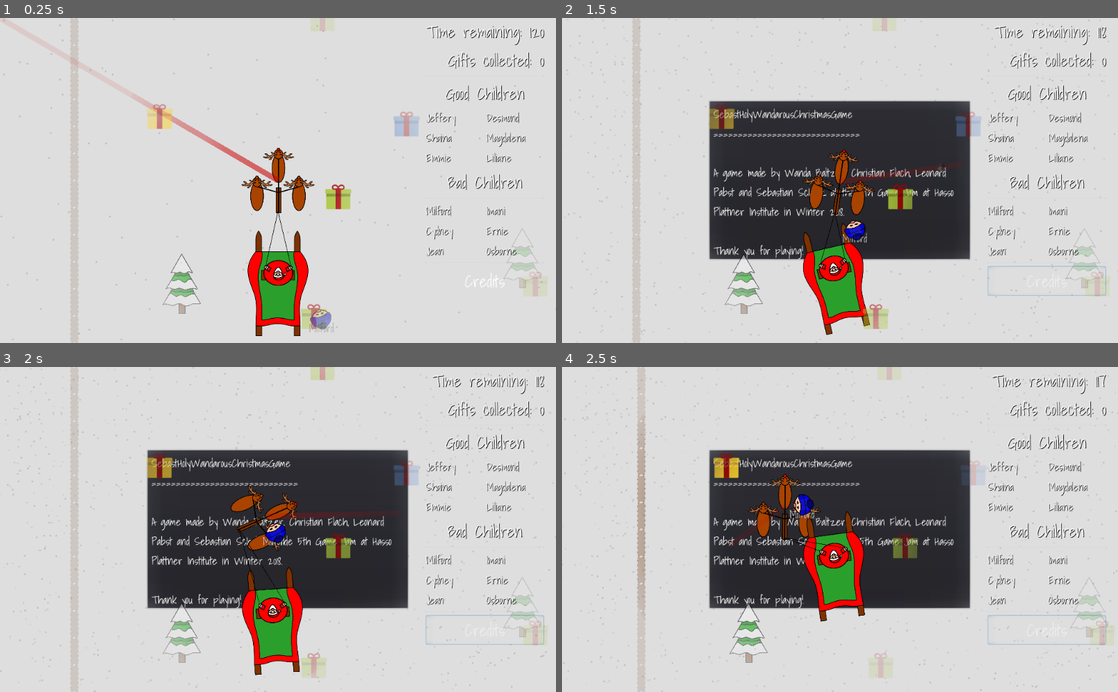
Above: before the commit, frames 1-4 (two rows, left to right).
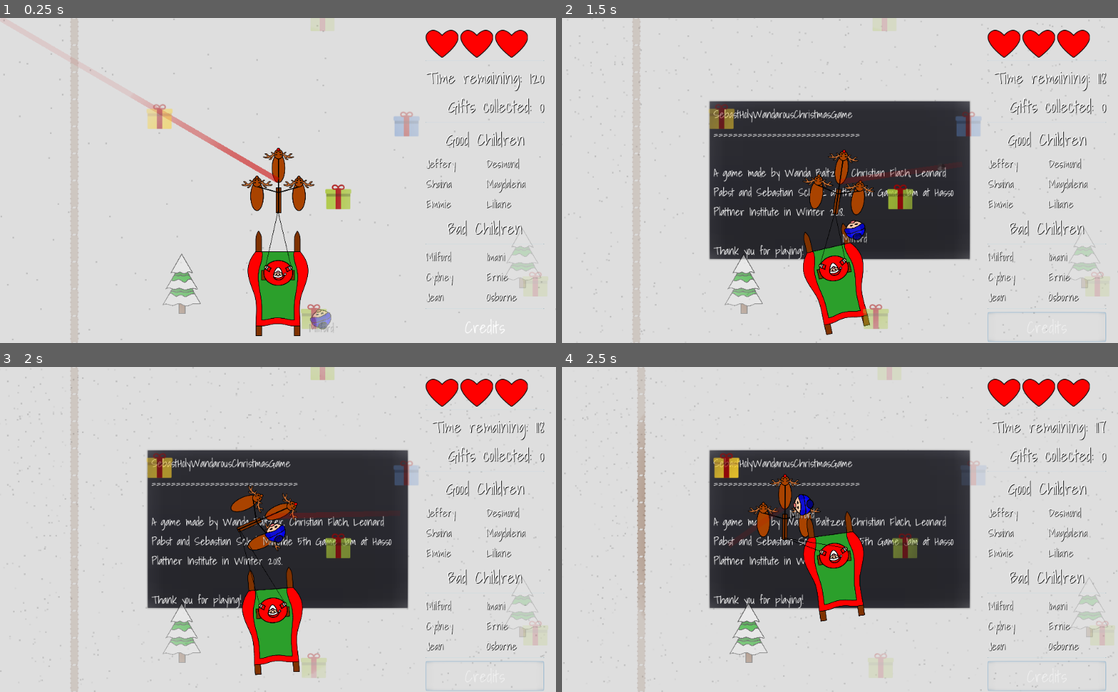
Above: after the commit, the same moments.

Repository: GameDrivenDesign/SebastHolyWandarousChristmasGame
Game: Godot game, scene res://scenes/world/world.tscn
The game is run twice, just before and just after one commit, with the same random seed, the same clock (stepped at 60 frames per second) and the same inputs.
Inputs (mouse positions are in pixels of both pictures, inside the frame that each line leads up to):
- Up to frame 1 (0.25 s): no input
- Up to frame 2 (1.5 s): click "Credits" at 0.5 s; move the mouse to (962, 164) at 1.27 s; hold Right (right) from 1.28 s (still down); hold Right mouse button (coal_projectile) from 1.28 s (still down)
- Up to frame 3 (2 s): keep holding Right (right); keep holding Right mouse button (coal_projectile)
- Up to frame 4 (2.5 s): move the mouse to (728, 545) at 2.02 s; release Right (right) at 2.03 s; release Right mouse button (coal_projectile) at 2.03 s; hold Down (down) from 2.03 s (still down); tap Ctrl (coal_projectile_full_auto_modifier) at 2.1 s

The runs differ from the first frame. In frame 1, 3.6% of the frame differs, in the area x 76-98%, y 2-98%; in frame 2, 3.8%; in frame 3, 3.8%, in the area x 76-98%, y 2-100%; in frame 4, 3.8%.

Commit message:
add dummy life hearts

Diff:
--- /dev/null
+++ b/scenes/hud/heart_gray.svg
@@ -0,0 +1,72 @@
+<?xml version="1.0" encoding="UTF-8" standalone="no"?>
+<!-- Created with Inkscape (http://www.inkscape.org/) -->
+
+<svg
+   xmlns:dc="http://purl.org/dc/elements/1.1/"
+   xmlns:cc="http://creativecommons.org/ns#"
+   xmlns:rdf="http://www.w3.org/1999/02/22-rdf-syntax-ns#"
+   xmlns:svg="http://www.w3.org/2000/svg"
+   xmlns="http://www.w3.org/2000/svg"
+   xmlns:sodipodi="http://sodipodi.sourceforge.net/DTD/sodipodi-0.dtd"
+   xmlns:inkscape="http://www.inkscape.org/namespaces/inkscape"
+   width="16mm"
+   height="13.733411mm"
+   viewBox="0 0 16 13.733411"
+   version="1.1"
+   id="svg8"
+   inkscape:version="0.92.2 2405546, 2018-03-11"
+   sodipodi:docname="heart_gray.svg">
+  <defs
+     id="defs2" />
+  <sodipodi:namedview
+     id="base"
+     pagecolor="#ffffff"
+     bordercolor="#666666"
+     borderopacity="1.0"
+     inkscape:pageopacity="0.0"
+     inkscape:pageshadow="2"
+     inkscape:zoom="1.979899"
+     inkscape:cx="161.56914"
+     inkscape:cy="76.437914"
+     inkscape:document-units="mm"
+     inkscape:current-layer="layer1"
+     showgrid="true"
+     fit-margin-top="0"
+     fit-margin-left="0"
+     fit-margin-right="0"
+     fit-margin-bottom="0"
+     inkscape:window-width="1920"
+     inkscape:window-height="978"
+     inkscape:window-x="0"
+     inkscape:window-y="27"
+     inkscape:window-maximized="1">
+    <inkscape:grid
+       type="xygrid"
+       id="grid817"
+       originx="-27.845397"
+       originy="-234.86546" />
+  </sodipodi:namedview>
+  <metadata
+     id="metadata5">
+    <rdf:RDF>
+      <cc:Work
+         rdf:about="">
+        <dc:format>image/svg+xml</dc:format>
+        <dc:type
+           rdf:resource="http://purl.org/dc/dcmitype/StillImage" />
+        <dc:title></dc:title>
+      </cc:Work>
+    </rdf:RDF>
+  </metadata>
+  <g
+     inkscape:label="Layer 1"
+     inkscape:groupmode="layer"
+     id="layer1"
+     transform="translate(-27.845398,-48.401151)">
+    <path
+       style="fill:#999999;stroke:#000000;stroke-width:0.35673782;stroke-linecap:butt;stroke-linejoin:miter;stroke-opacity:1"
+       d="m 31.490145,48.57959 c -0.778404,-0.0012 -1.591679,0.27245 -2.377001,1.004519 -4.585123,4.274208 6.732255,12.331498 6.732255,12.331498 0,0 11.317377,-8.05729 6.732254,-12.331498 -3.141288,-2.928278 -6.732254,1.477007 -6.732254,1.477007 0,0 -2.020041,-2.477901 -4.355254,-2.481526 z"
+       id="path815"
+       inkscape:connector-curvature="0" />
+  </g>
+</svg>
--- /dev/null
+++ b/scenes/hud/heart_red.svg
@@ -0,0 +1,72 @@
+<?xml version="1.0" encoding="UTF-8" standalone="no"?>
+<!-- Created with Inkscape (http://www.inkscape.org/) -->
+
+<svg
+   xmlns:dc="http://purl.org/dc/elements/1.1/"
+   xmlns:cc="http://creativecommons.org/ns#"
+   xmlns:rdf="http://www.w3.org/1999/02/22-rdf-syntax-ns#"
+   xmlns:svg="http://www.w3.org/2000/svg"
+   xmlns="http://www.w3.org/2000/svg"
+   xmlns:sodipodi="http://sodipodi.sourceforge.net/DTD/sodipodi-0.dtd"
+   xmlns:inkscape="http://www.inkscape.org/namespaces/inkscape"
+   width="16mm"
+   height="13.733411mm"
+   viewBox="0 0 16 13.733411"
+   version="1.1"
+   id="svg8"
+   inkscape:version="0.92.2 2405546, 2018-03-11"
+   sodipodi:docname="heart_red.svg">
+  <defs
+     id="defs2" />
+  <sodipodi:namedview
+     id="base"
+     pagecolor="#ffffff"
+     bordercolor="#666666"
+     borderopacity="1.0"
+     inkscape:pageopacity="0.0"
+     inkscape:pageshadow="2"
+     inkscape:zoom="1.979899"
+     inkscape:cx="161.56914"
+     inkscape:cy="76.437914"
+     inkscape:document-units="mm"
+     inkscape:current-layer="layer1"
+     showgrid="true"
+     fit-margin-top="0"
+     fit-margin-left="0"
+     fit-margin-right="0"
+     fit-margin-bottom="0"
+     inkscape:window-width="1920"
+     inkscape:window-height="978"
+     inkscape:window-x="0"
+     inkscape:window-y="27"
+     inkscape:window-maximized="1">
+    <inkscape:grid
+       type="xygrid"
+       id="grid817"
+       originx="-27.845397"
+       originy="-234.86546" />
+  </sodipodi:namedview>
+  <metadata
+     id="metadata5">
+    <rdf:RDF>
+      <cc:Work
+         rdf:about="">
+        <dc:format>image/svg+xml</dc:format>
+        <dc:type
+           rdf:resource="http://purl.org/dc/dcmitype/StillImage" />
+        <dc:title></dc:title>
+      </cc:Work>
+    </rdf:RDF>
+  </metadata>
+  <g
+     inkscape:label="Layer 1"
+     inkscape:groupmode="layer"
+     id="layer1"
+     transform="translate(-27.845398,-48.401151)">
+    <path
+       style="fill:#ff0000;stroke:#000000;stroke-width:0.35673782;stroke-linecap:butt;stroke-linejoin:miter;stroke-opacity:1"
+       d="m 31.490145,48.57959 c -0.778404,-0.0012 -1.591679,0.27245 -2.377001,1.004519 -4.585123,4.274208 6.732255,12.331498 6.732255,12.331498 0,0 11.317377,-8.05729 6.732254,-12.331498 -3.141288,-2.928278 -6.732254,1.477007 -6.732254,1.477007 0,0 -2.020041,-2.477901 -4.355254,-2.481526 z"
+       id="path815"
+       inkscape:connector-curvature="0" />
+  </g>
+</svg>
--- a/scenes/hud/hud.tscn
+++ b/scenes/hud/hud.tscn
@@ -1,12 +1,13 @@
-[gd_scene load_steps=6 format=2]
+[gd_scene load_steps=7 format=2]
 
 [ext_resource path="res://scenes/hud/hud.gd" type="Script" id=1]
-[ext_resource path="res://fonts/font30.tres" type="DynamicFont" id=2]
-[ext_resource path="res://fonts/font20.tres" type="DynamicFont" id=3]
-[ext_resource path="res://theme.tres" type="Theme" id=4]
-[ext_resource path="res://scenes/credits/credits.tscn" type="PackedScene" id=5]
-
-[node name="hud" type="Node"]
+[ext_resource path="res://scenes/hud/heart_red.svg" type="Texture" id=2]
+[ext_resource path="res://fonts/font30.tres" type="DynamicFont" id=3]
+[ext_resource path="res://fonts/font20.tres" type="DynamicFont" id=4]
+[ext_resource path="res://theme.tres" type="Theme" id=5]
+[ext_resource path="res://scenes/credits/credits.tscn" type="PackedScene" id=6]
+
+[node name="hud" type="Node" index="0"]
 
 script = ExtResource( 1 )
 
@@ -31,6 +32,7 @@
 anchor_right = 1.0
 anchor_bottom = 1.0
 margin_left = -20.0
+margin_top = 22.0
 margin_right = -22.0
 rect_pivot_offset = Vector2( 0, 0 )
 rect_clip_content = false
@@ -46,8 +48,8 @@
 anchor_right = 0.0
 anchor_bottom = 0.0
 margin_left = 8.0
-margin_right = 218.0
-margin_bottom = 600.0
+margin_right = 264.0
+margin_bottom = 578.0
 rect_pivot_offset = Vector2( 0, 0 )
 rect_clip_content = false
 mouse_filter = 1
@@ -55,22 +57,111 @@
 size_flags_horizontal = 1
 size_flags_vertical = 1
 alignment = 0
-
-[node name="timer" type="Label" parent="Control/MarginContainer/elements" index="0"]
-
-anchor_left = 0.0
-anchor_top = 0.0
-anchor_right = 0.0
-anchor_bottom = 0.0
-margin_right = 210.0
-margin_bottom = 49.0
-rect_pivot_offset = Vector2( 0, 0 )
-rect_clip_content = false
-mouse_filter = 2
-mouse_default_cursor_shape = 0
-size_flags_horizontal = 1
-size_flags_vertical = 4
-custom_fonts/font = ExtResource( 2 )
+_sections_unfolded = [ "Anchor" ]
+
+[node name="hearts" type="HBoxContainer" parent="Control/MarginContainer/elements" index="0"]
+
+anchor_left = 0.0
+anchor_top = 0.0
+anchor_right = 0.0
+anchor_bottom = 0.0
+margin_right = -111.0
+margin_bottom = 64.0
+rect_pivot_offset = Vector2( 0, 0 )
+rect_clip_content = false
+mouse_filter = 1
+mouse_default_cursor_shape = 0
+size_flags_horizontal = 1
+size_flags_vertical = 1
+alignment = 0
+_sections_unfolded = [ "Anchor", "Margin" ]
+
+[node name="heart_1" type="TextureRect" parent="Control/MarginContainer/elements/hearts" index="0"]
+
+anchor_left = 0.0
+anchor_top = 0.0
+anchor_right = 0.0
+anchor_bottom = 0.0
+margin_right = 60.0
+margin_bottom = 64.0
+rect_pivot_offset = Vector2( 0, 0 )
+rect_clip_content = false
+mouse_filter = 1
+mouse_default_cursor_shape = 0
+size_flags_horizontal = 1
+size_flags_vertical = 1
+texture = ExtResource( 2 )
+stretch_mode = 0
+_sections_unfolded = [ "Margin" ]
+
+[node name="heart_2" type="TextureRect" parent="Control/MarginContainer/elements/hearts" index="1"]
+
+anchor_left = 0.0
+anchor_top = 0.0
+anchor_right = 0.0
+anchor_bottom = 0.0
+margin_left = 64.0
+margin_right = 124.0
+margin_bottom = 64.0
+rect_pivot_offset = Vector2( 0, 0 )
+rect_clip_content = false
+mouse_filter = 1
+mouse_default_cursor_shape = 0
+size_flags_horizontal = 1
+size_flags_vertical = 1
+texture = ExtResource( 2 )
+stretch_mode = 0
+
+[node name="heart_3" type="TextureRect" parent="Control/MarginContainer/elements/hearts" index="2"]
+
+anchor_left = 0.0
+anchor_top = 0.0
+anchor_right = 0.0
+anchor_bottom = 0.0
+margin_left = 128.0
+margin_right = 188.0
+margin_bottom = 64.0
+rect_pivot_offset = Vector2( 0, 0 )
+rect_clip_content = false
+mouse_filter = 1
+mouse_default_cursor_shape = 0
+size_flags_horizontal = 1
+size_flags_vertical = 1
+texture = ExtResource( 2 )
+stretch_mode = 0
+
+[node name="HSeparator4" type="HSeparator" parent="Control/MarginContainer/elements" index="1"]
+
+anchor_left = 0.0
+anchor_top = 0.0
+anchor_right = 0.0
+anchor_bottom = 0.0
+margin_top = 55.0
+margin_right = 256.0
+margin_bottom = 59.0
+rect_pivot_offset = Vector2( 0, 0 )
+rect_clip_content = false
+mouse_filter = 0
+mouse_default_cursor_shape = 0
+size_flags_horizontal = 1
+size_flags_vertical = 1
+
+[node name="timer" type="Label" parent="Control/MarginContainer/elements" index="2"]
+
+anchor_left = 0.0
+anchor_top = 0.0
+anchor_right = 0.0
+anchor_bottom = 0.0
+margin_top = 63.0
+margin_right = 256.0
+margin_bottom = 112.0
+rect_pivot_offset = Vector2( 0, 0 )
+rect_clip_content = false
+mouse_filter = 2
+mouse_default_cursor_shape = 0
+size_flags_horizontal = 1
+size_flags_vertical = 4
+custom_fonts/font = ExtResource( 3 )
 custom_colors/font_color_shadow = Color( 0, 0, 0, 1 )
 text = "Time remaining: 60"
 align = 2
@@ -79,22 +170,22 @@
 max_lines_visible = -1
 _sections_unfolded = [ "Anchor", "Margin", "custom_colors", "custom_fonts", "custom_styles" ]
 
-[node name="gift_counter" type="Label" parent="Control/MarginContainer/elements" index="1"]
-
-anchor_left = 0.0
-anchor_top = 0.0
-anchor_right = 0.0
-anchor_bottom = 0.0
-margin_top = 53.0
-margin_right = 210.0
-margin_bottom = 102.0
-rect_pivot_offset = Vector2( 0, 0 )
-rect_clip_content = false
-mouse_filter = 2
-mouse_default_cursor_shape = 0
-size_flags_horizontal = 1
-size_flags_vertical = 4
-custom_fonts/font = ExtResource( 2 )
+[node name="gift_counter" type="Label" parent="Control/MarginContainer/elements" index="3"]
+
+anchor_left = 0.0
+anchor_top = 0.0
+anchor_right = 0.0
+anchor_bottom = 0.0
+margin_top = 116.0
+margin_right = 256.0
+margin_bottom = 165.0
+rect_pivot_offset = Vector2( 0, 0 )
+rect_clip_content = false
+mouse_filter = 2
+mouse_default_cursor_shape = 0
+size_flags_horizontal = 1
+size_flags_vertical = 4
+custom_fonts/font = ExtResource( 3 )
 custom_colors/font_color_shadow = Color( 0, 0, 0, 1 )
 text = "Gifts collected: 42"
 align = 2
@@ -103,38 +194,38 @@
 max_lines_visible = -1
 _sections_unfolded = [ "Grow Direction", "Margin", "custom_fonts" ]
 
-[node name="HSeparator" type="HSeparator" parent="Control/MarginContainer/elements" index="2"]
-
-anchor_left = 0.0
-anchor_top = 0.0
-anchor_right = 0.0
-anchor_bottom = 0.0
-margin_top = 106.0
-margin_right = 210.0
-margin_bottom = 110.0
-rect_pivot_offset = Vector2( 0, 0 )
-rect_clip_content = false
-mouse_filter = 0
-mouse_default_cursor_shape = 0
-size_flags_horizontal = 1
-size_flags_vertical = 1
-
-[node name="Label" type="Label" parent="Control/MarginContainer/elements" index="3"]
-
-anchor_left = 0.0
-anchor_top = 0.0
-anchor_right = 0.0
-anchor_bottom = 0.0
-margin_top = 114.0
-margin_right = 210.0
-margin_bottom = 163.0
-rect_pivot_offset = Vector2( 0, 0 )
-rect_clip_content = false
-mouse_filter = 2
-mouse_default_cursor_shape = 0
-size_flags_horizontal = 1
-size_flags_vertical = 4
-custom_fonts/font = ExtResource( 2 )
+[node name="HSeparator" type="HSeparator" parent="Control/MarginContainer/elements" index="4"]
+
+anchor_left = 0.0
+anchor_top = 0.0
+anchor_right = 0.0
+anchor_bottom = 0.0
+margin_top = 169.0
+margin_right = 256.0
+margin_bottom = 173.0
+rect_pivot_offset = Vector2( 0, 0 )
+rect_clip_content = false
+mouse_filter = 0
+mouse_default_cursor_shape = 0
+size_flags_horizontal = 1
+size_flags_vertical = 1
+
+[node name="Label" type="Label" parent="Control/MarginContainer/elements" index="5"]
+
+anchor_left = 0.0
+anchor_top = 0.0
+anchor_right = 0.0
+anchor_bottom = 0.0
+margin_top = 177.0
+margin_right = 256.0
+margin_bottom = 226.0
+rect_pivot_offset = Vector2( 0, 0 )
+rect_clip_content = false
+mouse_filter = 2
+mouse_default_cursor_shape = 0
+size_flags_horizontal = 1
+size_flags_vertical = 4
+custom_fonts/font = ExtResource( 3 )
 custom_colors/font_color_shadow = Color( 0, 0, 0, 1 )
 text = "Good Children"
 align = 1
@@ -142,15 +233,15 @@
 lines_skipped = 0
 max_lines_visible = -1
 
-[node name="good_children" type="GridContainer" parent="Control/MarginContainer/elements" index="4"]
-
-anchor_left = 0.0
-anchor_top = 0.0
-anchor_right = 0.0
-anchor_bottom = 0.0
-margin_top = 167.0
-margin_right = 210.0
-margin_bottom = 200.0
+[node name="good_children" type="GridContainer" parent="Control/MarginContainer/elements" index="6"]
+
+anchor_left = 0.0
+anchor_top = 0.0
+anchor_right = 0.0
+anchor_bottom = 0.0
+margin_top = 230.0
+margin_right = 256.0
+margin_bottom = 263.0
 rect_pivot_offset = Vector2( 0, 0 )
 rect_clip_content = false
 mouse_filter = 1
@@ -165,7 +256,7 @@
 anchor_top = 0.0
 anchor_right = 0.0
 anchor_bottom = 0.0
-margin_right = 103.0
+margin_right = 126.0
 margin_bottom = 33.0
 rect_pivot_offset = Vector2( 0, 0 )
 rect_clip_content = false
@@ -173,22 +264,100 @@
 mouse_default_cursor_shape = 0
 size_flags_horizontal = 3
 size_flags_vertical = 4
+custom_fonts/font = ExtResource( 4 )
+custom_colors/font_color_shadow = Color( 0, 0, 0, 1 )
+text = "Wanda"
+align = 1
+percent_visible = 1.0
+lines_skipped = 0
+max_lines_visible = -1
+
+[node name="Label3" type="Label" parent="Control/MarginContainer/elements/good_children" index="1"]
+
+anchor_left = 0.0
+anchor_top = 0.0
+anchor_right = 0.0
+anchor_bottom = 0.0
+margin_left = 130.0
+margin_right = 256.0
+margin_bottom = 33.0
+rect_pivot_offset = Vector2( 0, 0 )
+rect_clip_content = false
+mouse_filter = 2
+mouse_default_cursor_shape = 0
+size_flags_horizontal = 3
+size_flags_vertical = 4
+custom_fonts/font = ExtResource( 4 )
+custom_colors/font_color_shadow = Color( 0, 0, 0, 1 )
+text = "Sebastian"
+align = 1
+percent_visible = 1.0
+lines_skipped = 0
+max_lines_visible = -1
+
+[node name="Label2" type="Label" parent="Control/MarginContainer/elements" index="7"]
+
+anchor_left = 0.0
+anchor_top = 0.0
+anchor_right = 0.0
+anchor_bottom = 0.0
+margin_top = 267.0
+margin_right = 256.0
+margin_bottom = 316.0
+rect_pivot_offset = Vector2( 0, 0 )
+rect_clip_content = false
+mouse_filter = 2
+mouse_default_cursor_shape = 0
+size_flags_horizontal = 1
+size_flags_vertical = 4
 custom_fonts/font = ExtResource( 3 )
 custom_colors/font_color_shadow = Color( 0, 0, 0, 1 )
-text = "Wanda"
-align = 1
-percent_visible = 1.0
-lines_skipped = 0
-max_lines_visible = -1
-
-[node name="Label3" type="Label" parent="Control/MarginContainer/elements/good_children" index="1"]
-
-anchor_left = 0.0
-anchor_top = 0.0
-anchor_right = 0.0
-anchor_bottom = 0.0
-margin_left = 107.0
-margin_right = 210.0
+text = "Bad Children"
+align = 1
+percent_visible = 1.0
+lines_skipped = 0
+max_lines_visible = -1
+
+[node name="HSeparator2" type="HSeparator" parent="Control/MarginContainer/elements" index="8"]
+
+anchor_left = 0.0
+anchor_top = 0.0
+anchor_right = 0.0
+anchor_bottom = 0.0
+margin_top = 320.0
+margin_right = 256.0
+margin_bottom = 324.0
+rect_pivot_offset = Vector2( 0, 0 )
+rect_clip_content = false
+mouse_filter = 0
+mouse_default_cursor_shape = 0
+size_flags_horizontal = 1
+size_flags_vertical = 1
+
+[node name="bad_children" type="GridContainer" parent="Control/MarginContainer/elements" index="9"]
+
+anchor_left = 0.0
+anchor_top = 0.0
+anchor_right = 0.0
+anchor_bottom = 0.0
+margin_top = 328.0
+margin_right = 256.0
+margin_bottom = 361.0
+rect_pivot_offset = Vector2( 0, 0 )
+rect_clip_content = false
+mouse_filter = 1
+mouse_default_cursor_shape = 0
+size_flags_horizontal = 1
+size_flags_vertical = 1
+columns = 2
+
+[node name="Label4" type="Label" parent="Control/MarginContainer/elements/bad_children" index="0"]
+
+anchor_left = 0.0
+anchor_top = 0.0
+anchor_right = 0.0
+anchor_bottom = 0.0
+margin_right = 126.0
 margin_bottom = 33.0
 rect_pivot_offset = Vector2( 0, 0 )
 rect_clip_content = false
@@ -196,77 +365,22 @@
 mouse_default_cursor_shape = 0
 size_flags_horizontal = 3
 size_flags_vertical = 4
-custom_fonts/font = ExtResource( 3 )
-custom_colors/font_color_shadow = Color( 0, 0, 0, 1 )
-text = "Sebastian"
-align = 1
-percent_visible = 1.0
-lines_skipped = 0
-max_lines_visible = -1
-
-[node name="Label2" type="Label" parent="Control/MarginContainer/elements" index="5"]
-
-anchor_left = 0.0
-anchor_top = 0.0
-anchor_right = 0.0
-anchor_bottom = 0.0
-margin_top = 204.0
-margin_right = 210.0
-margin_bottom = 253.0
-rect_pivot_offset = Vector2( 0, 0 )
-rect_clip_content = false
-mouse_filter = 2
-mouse_default_cursor_shape = 0
-size_flags_horizontal = 1
-size_flags_vertical = 4
-custom_fonts/font = ExtResource( 2 )
-custom_colors/font_color_shadow = Color( 0, 0, 0, 1 )
-text = "Bad Children"
-align = 1
-percent_visible = 1.0
-lines_skipped = 0
-max_lines_visible = -1
-
-[node name="HSeparator2" type="HSeparator" parent="Control/MarginContainer/elements" index="6"]
-
-anchor_left = 0.0
-anchor_top = 0.0
-anchor_right = 0.0
-anchor_bottom = 0.0
-margin_top = 257.0
-margin_right = 210.0
-margin_bottom = 261.0
-rect_pivot_offset = Vector2( 0, 0 )
-rect_clip_content = false
-mouse_filter = 0
-mouse_default_cursor_shape = 0
-size_flags_horizontal = 1
-size_flags_vertical = 1
-
-[node name="bad_children" type="GridContainer" parent="Control/MarginContainer/elements" index="7"]
-
-anchor_left = 0.0
-anchor_top = 0.0
-anchor_right = 0.0
-anchor_bottom = 0.0
-margin_top = 265.0
-margin_right = 210.0
-margin_bottom = 298.0
-rect_pivot_offset = Vector2( 0, 0 )
-rect_clip_content = false
-mouse_filter = 1
-mouse_default_cursor_shape = 0
-size_flags_horizontal = 1
-size_flags_vertical = 1
-columns = 2
-
-[node name="Label4" type="Label" parent="Control/MarginContainer/elements/bad_children" index="0"]
-
-anchor_left = 0.0
-anchor_top = 0.0
-anchor_right = 0.0
-anchor_bottom = 0.0
-margin_right = 103.0
+custom_fonts/font = ExtResource( 4 )
+custom_colors/font_color_shadow = Color( 0, 0, 0, 1 )
+text = "Christian"
+align = 1
+percent_visible = 1.0
+lines_skipped = 0
+max_lines_visible = -1
+
+[node name="Label2" type="Label" parent="Control/MarginContainer/elements/bad_children" index="1"]
+
+anchor_left = 0.0
+anchor_top = 0.0
+anchor_right = 0.0
+anchor_bottom = 0.0
+margin_left = 130.0
+margin_right = 256.0
 margin_bottom = 33.0
 rect_pivot_offset = Vector2( 0, 0 )
 rect_clip_content = false
@@ -274,30 +388,7 @@
 mouse_default_cursor_shape = 0
 size_flags_horizontal = 3
 size_flags_vertical = 4
-custom_fonts/font = ExtResource( 3 )
-custom_colors/font_color_shadow = Color( 0, 0, 0, 1 )
-text = "Christian"
-align = 1
-percent_visible = 1.0
-lines_skipped = 0
-max_lines_visible = -1
-
-[node name="Label2" type="Label" parent="Control/MarginContainer/elements/bad_children" index="1"]
-
-anchor_left = 0.0
-anchor_top = 0.0
-anchor_right = 0.0
-anchor_bottom = 0.0
-margin_left = 107.0
-margin_right = 210.0
-margin_bottom = 33.0
-rect_pivot_offset = Vector2( 0, 0 )
-rect_clip_content = false
-mouse_filter = 2
-mouse_default_cursor_shape = 0
-size_flags_horizontal = 3
-size_flags_vertical = 4
-custom_fonts/font = ExtResource( 3 )
+custom_fonts/font = ExtResource( 4 )
 custom_colors/font_color_shadow = Color( 0, 0, 0, 1 )
 text = "Leo"
 align = 1
@@ -305,31 +396,31 @@
 lines_skipped = 0
 max_lines_visible = -1
 
-[node name="HSeparator3" type="HSeparator" parent="Control/MarginContainer/elements" index="8"]
-
-anchor_left = 0.0
-anchor_top = 0.0
-anchor_right = 0.0
-anchor_bottom = 0.0
-margin_top = 302.0
-margin_right = 210.0
-margin_bottom = 306.0
-rect_pivot_offset = Vector2( 0, 0 )
-rect_clip_content = false
-mouse_filter = 0
-mouse_default_cursor_shape = 0
-size_flags_horizontal = 1
-size_flags_vertical = 1
-
-[node name="credits_button" type="Button" parent="Control/MarginContainer/elements" index="9"]
-
-anchor_left = 0.0
-anchor_top = 0.0
-anchor_right = 0.0
-anchor_bottom = 0.0
-margin_top = 310.0
-margin_right = 210.0
-margin_bottom = 365.0
+[node name="HSeparator3" type="HSeparator" parent="Control/MarginContainer/elements" index="10"]
+
+anchor_left = 0.0
+anchor_top = 0.0
+anchor_right = 0.0
+anchor_bottom = 0.0
+margin_top = 365.0
+margin_right = 256.0
+margin_bottom = 369.0
+rect_pivot_offset = Vector2( 0, 0 )
+rect_clip_content = false
+mouse_filter = 0
+mouse_default_cursor_shape = 0
+size_flags_horizontal = 1
+size_flags_vertical = 1
+
+[node name="credits_button" type="Button" parent="Control/MarginContainer/elements" index="11"]
+
+anchor_left = 0.0
+anchor_top = 0.0
+anchor_right = 0.0
+anchor_bottom = 0.0
+margin_top = 373.0
+margin_right = 256.0
+margin_bottom = 428.0
 rect_pivot_offset = Vector2( 0, 0 )
 rect_clip_content = false
 focus_mode = 2
--- a/scenes/world/world.tscn
+++ b/scenes/world/world.tscn
@@ -8,7 +8,7 @@
 [ext_resource path="res://scenes/gift/gift.tscn" type="PackedScene" id=6]
 [ext_resource path="res://scenes/fence/tileset.tres" type="TileSet" id=7]
 
-[node name="map" type="Node2D" index="0"]
+[node name="map" type="Node2D"]
 
 script = ExtResource( 1 )
 
Not shown, added: scenes/hud/heart_gray.svg.import
Not shown, added: scenes/hud/heart_red.svg.import
Not shown: 2 places in scenes/hud/hud.tscn that only renumber resources
